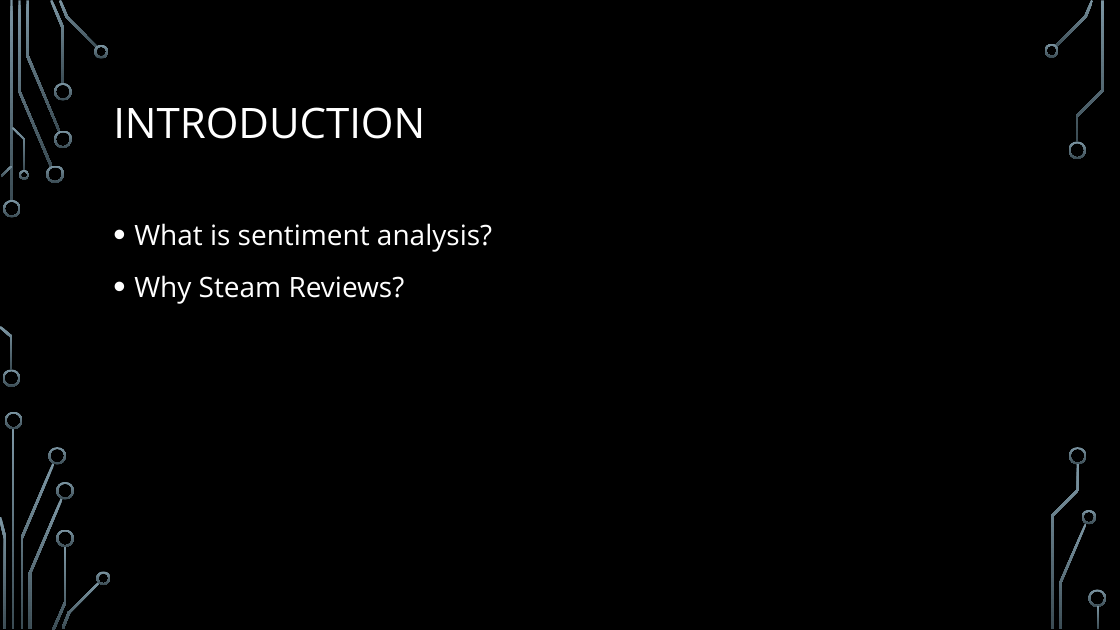
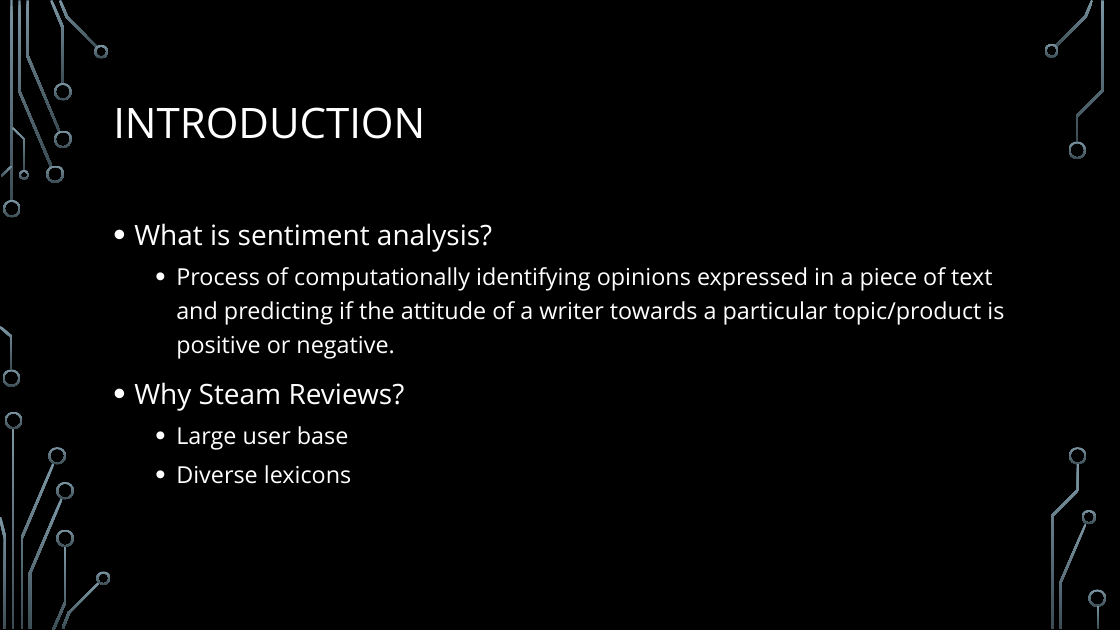
Before and after one commit to cypherix93/nlp-steam-reviews-analysis, a slide deck: slide 2 of docs/Presentation.pptx. Drawn at 1120x630 pixels with LibreOffice and Linux fonts; fonts in the diff are those of the drawing; background and template pictures are left out. Boxes give left, top, right and bottom in pixels: in the first picture for what was removed or moved away, otherwise in the second. Text is boxed around its words. In the diff, an @@ line names an element or a change of style, - is before the commit and + after.

```diff
--- a/docs/Presentation.pptx
+++ b/docs/Presentation.pptx
@@ text at box(176, 267, 1004, 359): paragraph added @@
+  • Process of computationally identifying opinions expressed in a piece of text and predicting if the attitude of a writer towards a particular topic/product is positive or negative.
@@ text at box(176, 426, 351, 484): paragraphs added @@
+  • Large user base
+  • Diverse lexicons
```
Also in this commit, not shown: 4 other files.
